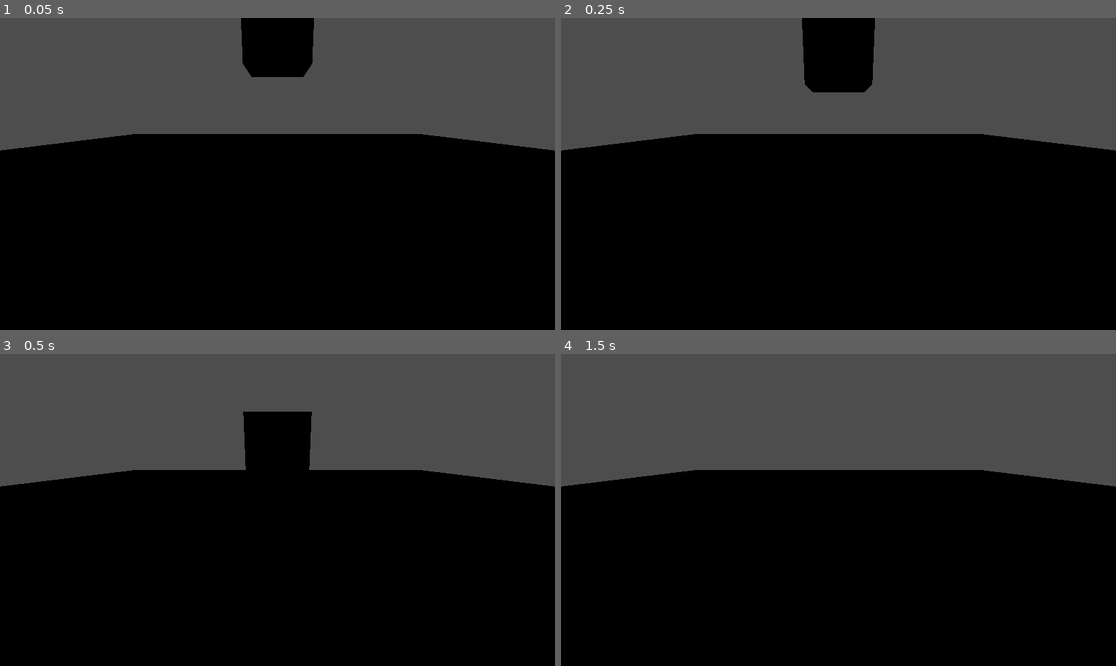
Above: before the commit, frames 1-4 (two rows, left to right).
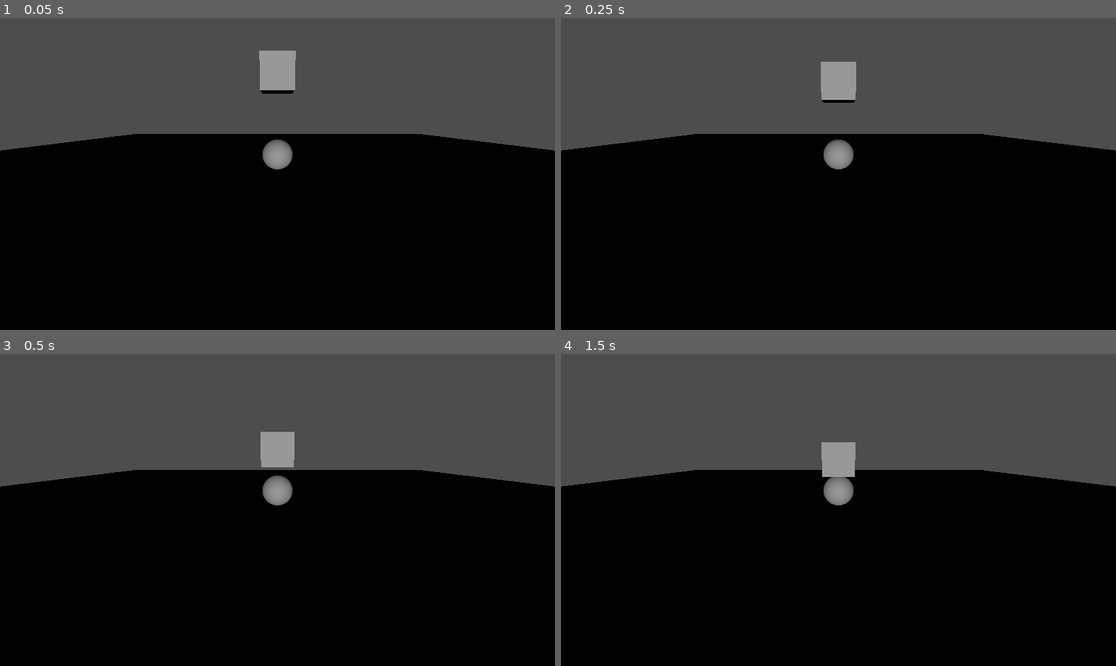
Above: after the commit, the same moments.

Repository: CKMurison/Move-and-Dodge
Game: Godot game, scene res://level.tscn
The game is run twice, just before and just after one commit, with the same random seed, the same clock (stepped at 60 frames per second) and the same inputs. The project has no main scene, so this scene is started directly.
Inputs:
- Up to frame 1 (0.05 s): no input
- Up to frame 2 (0.25 s): no input
- Up to frame 3 (0.5 s): no input
- Up to frame 4 (1.5 s): tap Enter at 1.25 s

The runs differ from the first frame. In frame 1, 3.1% of the frame differs, in the area x 43-57%, y 0-49%; in frame 2, 3.6%; in frame 3, 2.6%; in frame 4, 1.1%.

Commit message:
Directional light added for testing

Diff:
--- a/level.tscn
+++ b/level.tscn
@@ -15,7 +15,7 @@
 [node name="Level" type="Node3D"]
 
 [node name="Box" type="RigidBody3D" parent="."]
-transform = Transform3D(1, 0, 0, 0, 1, 0, 0, 0, 1, 0, 2.8784, 2.92008)
+transform = Transform3D(1, 0, 0, 0, 1, 0, 0, 0, 1, 0, 2.8784, -0.103067)
 
 [node name="CollisionShape3D" type="CollisionShape3D" parent="Box"]
 shape = SubResource("BoxShape3D_v0c6m")
@@ -37,3 +37,6 @@
 
 [node name="BallHead" parent="." instance=ExtResource("1_ea44e")]
 transform = Transform3D(1, 0, 0, 0, 1, 0, 0, 0, 1, 0, 0.428902, 0)
+
+[node name="DirectionalLight3D" type="DirectionalLight3D" parent="."]
+transform = Transform3D(1, 0, 0, 0, 1, 0, 0, 0, 1, -0.102371, 15.1347, 0.0137411)
